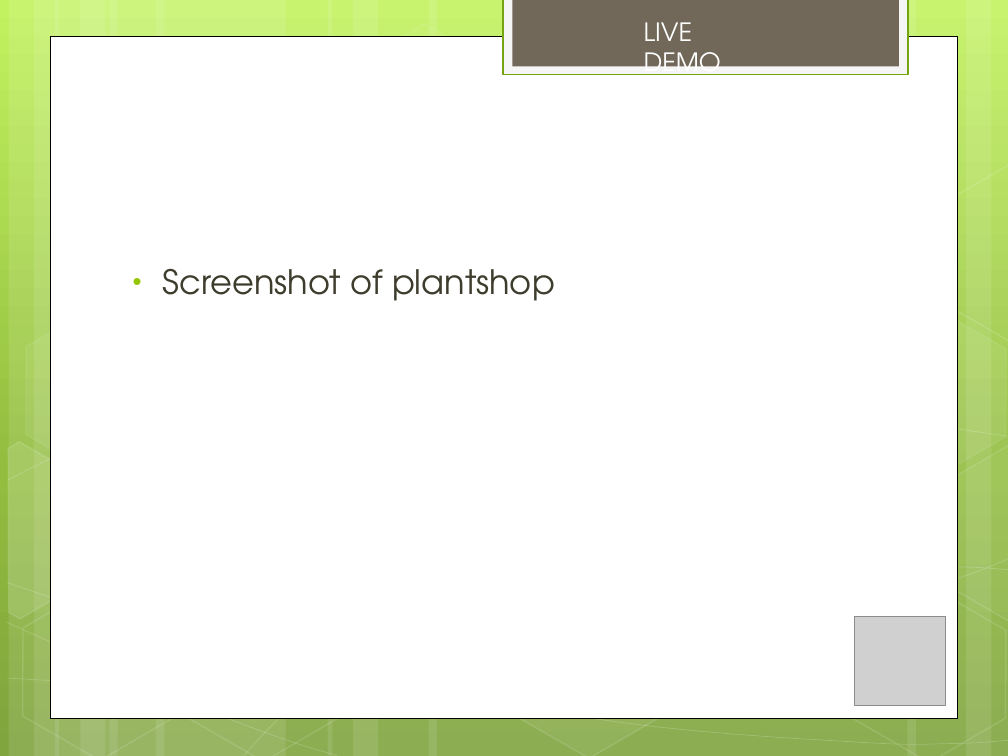
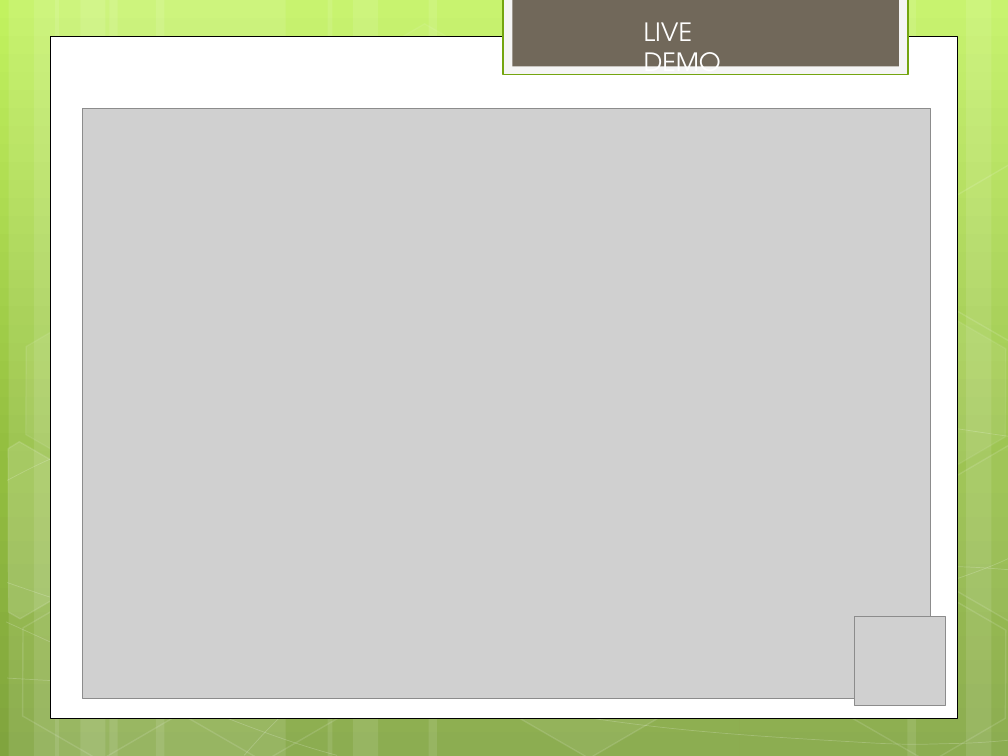
Before and after one commit to ghde/ch.bfh.bti7054.w2014.p.pdz, a slide deck: slide 10 of Plants presentation.pptx. Drawn at 1008x756 pixels with LibreOffice and Linux fonts; fonts in the diff are those of the drawing; grey boxes stand for pictures. Boxes give left, top, right and bottom in pixels: in the first picture for what was removed or moved away, otherwise in the second. Text is boxed around its words. In the diff, an @@ line names an element or a change of style, - is before the commit and + after.

```diff
--- a/Plants presentation.pptx
+++ b/Plants presentation.pptx
@@ picture added at [83,109,930,700] @@
@@ text removed at [163,268,555,301] @@
-• Screenshot of plantshop
```
Also in this commit, not shown: 6 other slides changed.
